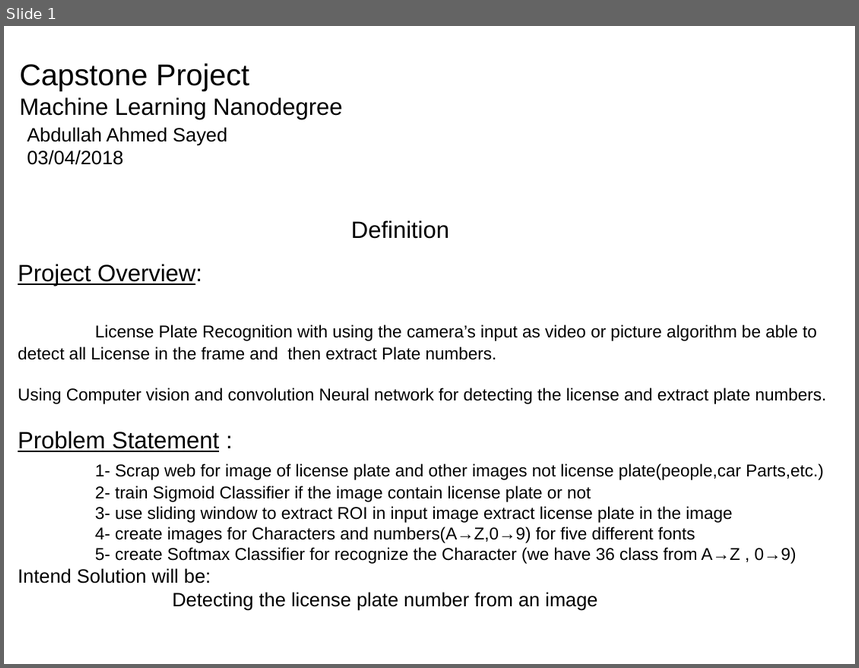
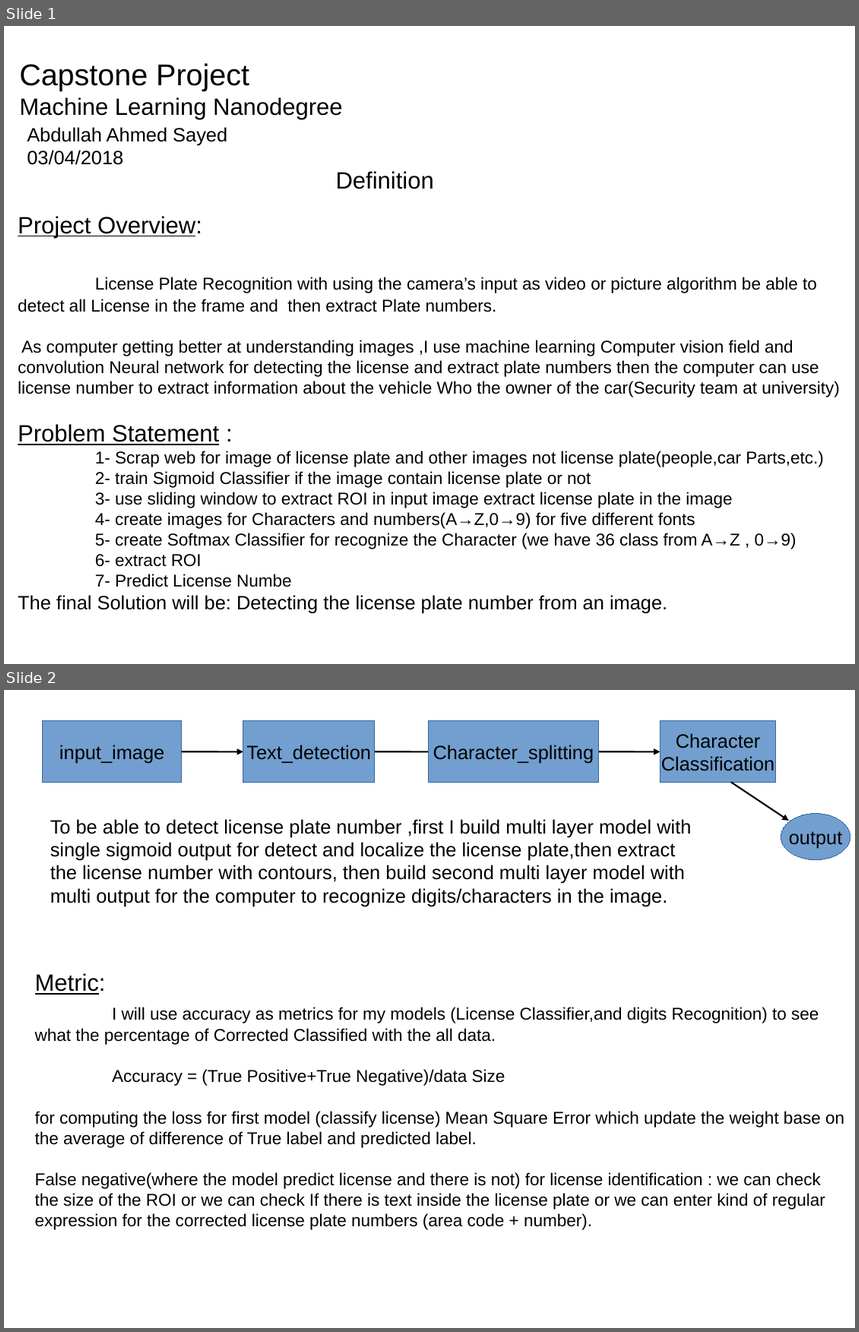
Before and after one commit to Gelboo/finalProject-LicencePlate-, a slide deck: project report.odp. Shown one above the other, each under a label of ours: slide 1 before the commit, slides 1 and 2 after it. The pictures are 859x668 and 859x1332 pixels, drawn with LibreOffice and Linux fonts; fonts in the diff are those of the drawing. Boxes give left, top, right and bottom in pixels: in the first picture for what was removed or moved away, otherwise in the second. Text is boxed around its words. In the diff, an @@ line names an element or a change of style, - is before the commit and + after.

```diff
--- a/project report.odp
+++ b/project report.odp
@@ slide 2 added at box(4, 690, 855, 1328), background #FFFFFF @@
@@ rectangle added at box(43, 721, 182, 783), fill #729FCF, outline #3465A4 0 pt, 18 pt, text #000000 @@
+input_image
@@ rectangle added at box(243, 721, 375, 783), fill #729FCF, outline #3465A4 0 pt, 18 pt, text #000000 @@
+Text_detection
@@ rectangle added at box(429, 721, 599, 783), fill #729FCF, outline #3465A4 0 pt, 18 pt, text #000000 @@
+Character_splitting
@@ rectangle added at box(661, 721, 776, 783), fill #729FCF, outline #3465A4 0 pt, 18 pt, text #000000 @@
+Character
+Classification
@@ arrow added from (182, 752) to (243, 752), #000000 1.5 pt @@
@@ arrow added from (375, 752) to (436, 752), #000000 1.5 pt @@
@@ arrow added from (599, 752) to (661, 752), #000000 1.5 pt @@
@@ arrow added from (731, 782) to (790, 821), #000000 1.5 pt @@
@@ text added at box(50, 819, 691, 907), 18 pt, text #000000 @@
+To be able to detect license plate number ,first I build multi layer model with single sigmoid output for detect and localize the license plate,then extract the license number with contours, then build second multi layer model with multi output for the computer to recognize digits/characters in the image.
@@ ellipse added at box(781, 814, 851, 860), fill #729FCF, outline #3465A4 0 pt, 18 pt, text #000000 @@
+output
@@ title added at box(35, 973, 845, 1230), 16 pt, text #000000 @@
+Metric:
+I will use accuracy as metrics for my models (License Classifier,and digits Recognition) to see what the percentage of Corrected Classified with the all data.
+Accuracy = (True Positive+True Negative)/data Size
+for computing the loss for first model (classify license) Mean Square Error which update the weight base on the average of difference of True label and predicted label.
+False negative(where the model predict license and there is not) for license identification : we can check the size of the ROI or we can check If there is text inside the license plate or we can enter kind of regular expression for the corrected license plate numbers (area code + number).
@@ slide 1 changed as well @@
@@ text "Definition": place and size @@
-text "Definition" at box(351, 221, 449, 239)
+text "Definition" at box(336, 171, 434, 189)
@@ subtitle "Project Overview:": place and size @@
-subtitle "Project Overview:" at box(18, 264, 827, 610)
+subtitle "Project Overview:" at box(18, 216, 840, 614)
@@ subtitle at box(18, 340, 840, 398): text changed @@
-Using Computer vision and convolution Neural network for detecting the license and extract plate numbers.
+As computer getting better at understanding images ,I use machine learning Computer vision field and convolution Neural network for detecting the license and extract plate numbers then the computer can use license number to extract information about the vehicle Who the owner of the car(Security team at university)
@@ subtitle at box(18, 554, 667, 614): text changed @@
-Intend Solution will be:
-Detecting the license plate number from an image
+6- extract ROI
+7- Predict License Numbe
+The final Solution will be: Detecting the license plate number from an image.
```
Also in this commit, not shown: 2 other slides changed, 9 other slides added, 4 slides removed, 10 other files.
